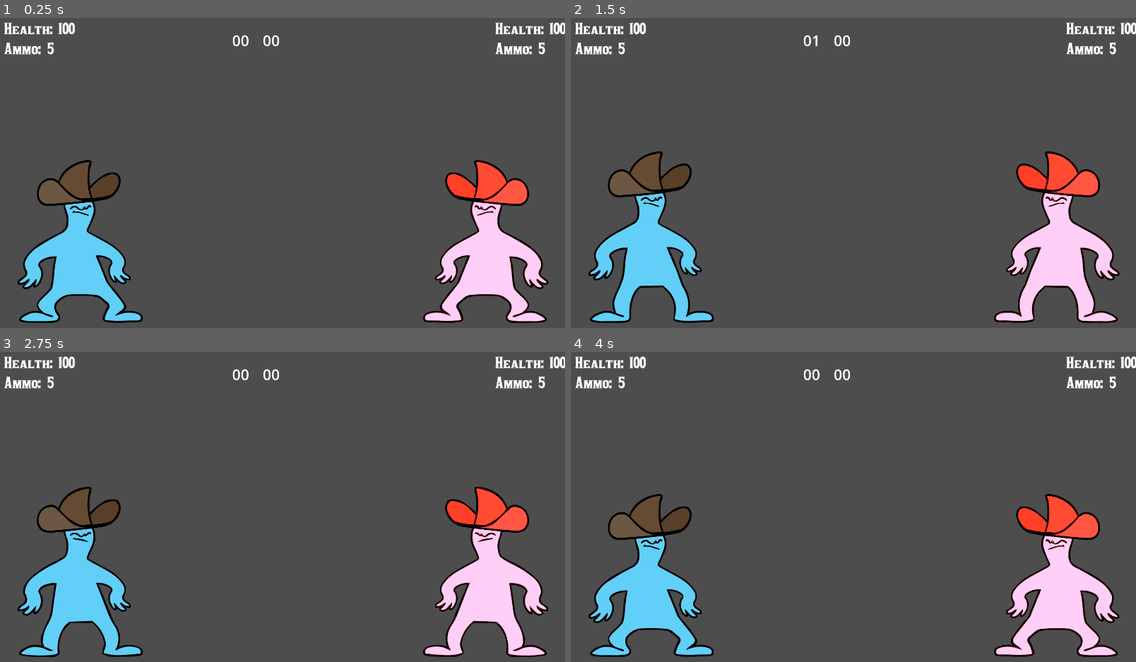
Above: before the commit, frames 1-4 (two rows, left to right).
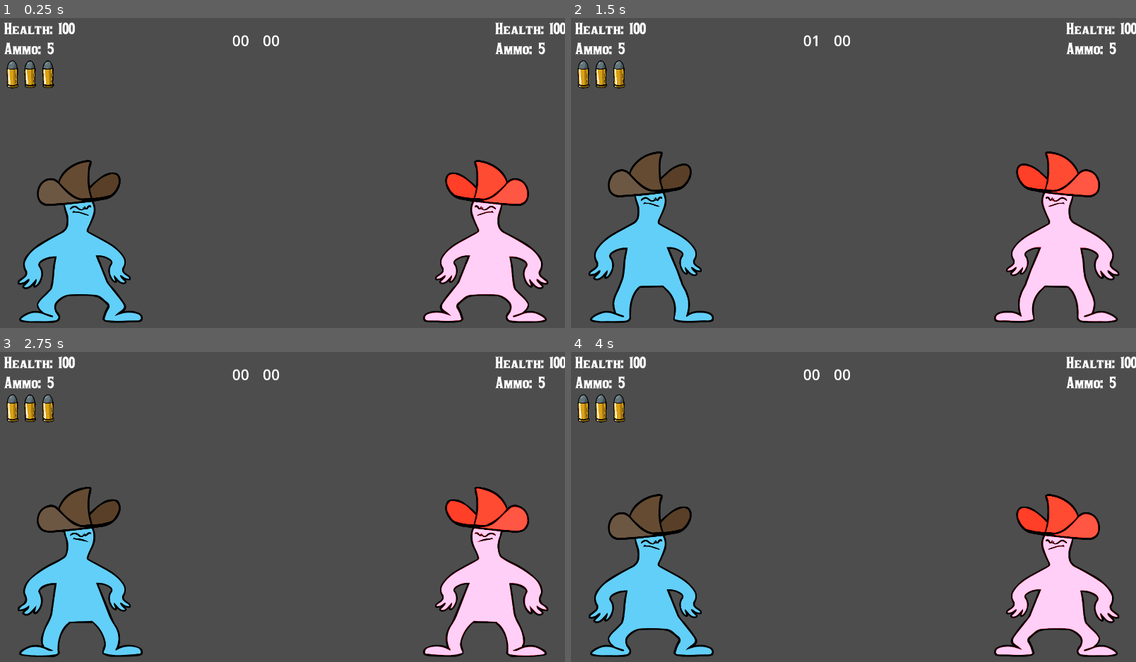
Above: after the commit, the same moments.

Repository: LukaBazooka/Mexican-Standoff
Game: Godot game, scene res://Duel.tscn
The game is run twice, just before and just after one commit, with the same random seed, the same clock (stepped at 60 frames per second) and the same inputs.
Inputs:
- Up to frame 1 (0.25 s): no input
- Up to frame 2 (1.5 s): tap Enter (right_player_reload) at 0.5 s; hold Right (right_player_block) 0.53-1.28 s; tap 0 at 0.6 s; hold S (left_player_down) from 1.28 s (still down); tap 1 at 1.35 s
- Up to frame 3 (2.75 s): release S (left_player_down) at 2.03 s; hold Right (right_player_block) from 2.03 s (still down); tap 4 at 2.1 s
- Up to frame 4 (4 s): release Right (right_player_block) at 2.78 s; hold W (left_player_up) 2.78-3.53 s; tap 2 at 2.85 s; hold A (left_player_block) from 3.53 s (still down); tap 3 at 3.6 s

The runs differ from the first frame. In frame 1, 0.5% of the frame differs, in the area x 1-10%, y 13-23%; in frame 2, 0.5%; in frame 3, 0.5%; in frame 4, 0.5%.

Commit message:
updatedbullets

Diff:
--- a/Duel.tscn
+++ b/Duel.tscn
@@ -49,6 +49,8 @@
 [ext_resource type="Texture2D" uid="uid://x676sjh8ylye" path="res://assets/shoot_anim/frame000009.png" id="47_jtqng"]
 [ext_resource type="Texture2D" uid="uid://uapyojknxius" path="res://assets/shoot_anim/frame000010.png" id="48_h7fug"]
 [ext_resource type="FontFile" uid="uid://g8q20pimr4lq" path="res://assets/fonts/akaPosse.ttf" id="50_dq8qp"]
+[ext_resource type="Texture2D" uid="uid://cglp0lcth1xwh" path="res://assets/bulletGUI_anim/bullet_gui01.png" id="50_t6sov"]
+[ext_resource type="Texture2D" uid="uid://bjifpenje4uuq" path="res://assets/bulletGUI_anim/bullet_gui02.png" id="51_28dk6"]
 
 [sub_resource type="SpriteFrames" id="SpriteFrames_eehnx"]
 animations = [{
@@ -241,6 +243,20 @@
 [sub_resource type="LabelSettings" id="LabelSettings_8hu5n"]
 font = ExtResource("50_dq8qp")
 font_size = 50
+
+[sub_resource type="SpriteFrames" id="SpriteFrames_3lb7l"]
+animations = [{
+"frames": [{
+"duration": 1.0,
+"texture": ExtResource("50_t6sov")
+}, {
+"duration": 1.0,
+"texture": ExtResource("51_28dk6")
+}],
+"loop": true,
+"name": &"default",
+"speed": 5.0
+}]
 
 [node name="Node2D" type="Node2D"]
 position = Vector2(85, 47)
@@ -399,6 +415,45 @@
 grow_vertical = 2
 label_settings = SubResource("LabelSettings_8hu5n")
 
+[node name="Bullet" type="Control" parent="PlayerGUI"]
+anchors_preset = 0
+offset_left = -39.0
+offset_top = 155.0
+offset_right = 1.0
+offset_bottom = 195.0
+
+[node name="AnimatedSprite2D" type="AnimatedSprite2D" parent="PlayerGUI/Bullet"]
+scale = Vector2(0.1, 0.1)
+sprite_frames = SubResource("SpriteFrames_3lb7l")
+autoplay = "default"
+frame_progress = 0.927757
+
+[node name="Bullet2" type="Control" parent="PlayerGUI"]
+anchors_preset = 0
+offset_left = 21.0
+offset_top = 155.0
+offset_right = 61.0
+offset_bottom = 195.0
+
+[node name="AnimatedSprite2D" type="AnimatedSprite2D" parent="PlayerGUI/Bullet2"]
+scale = Vector2(0.1, 0.1)
+sprite_frames = SubResource("SpriteFrames_3lb7l")
+autoplay = "default"
+frame_progress = 0.072796
+
+[node name="Bullet3" type="Control" parent="PlayerGUI"]
+anchors_preset = 0
+offset_left = 82.0
+offset_top = 155.0
+offset_right = 122.0
+offset_bottom = 195.0
+
+[node name="AnimatedSprite2D" type="AnimatedSprite2D" parent="PlayerGUI/Bullet3"]
+scale = Vector2(0.1, 0.1)
+sprite_frames = SubResource("SpriteFrames_3lb7l")
+autoplay = "default"
+frame_progress = 0.603793
+
 [connection signal="collision" from="." to="RightPlayer" method="_on_node_2d_collision"]
 [connection signal="timeout" from="Rest_Timer" to="." method="_on_rest_timer_timeout"]
 [connection signal="timeout" from="DuelTimer" to="." method="_on_duel_timer_timeout"]
Not shown: 1 places in Duel.tscn that only renumber resources
Binary file added: assets/bulletGUI_anim/bullet_gui01.png
Not shown, added: assets/bulletGUI_anim/bullet_gui01.png.import
Binary file added: assets/bulletGUI_anim/bullet_gui02.png
Not shown, added: assets/bulletGUI_anim/bullet_gui02.png.import
